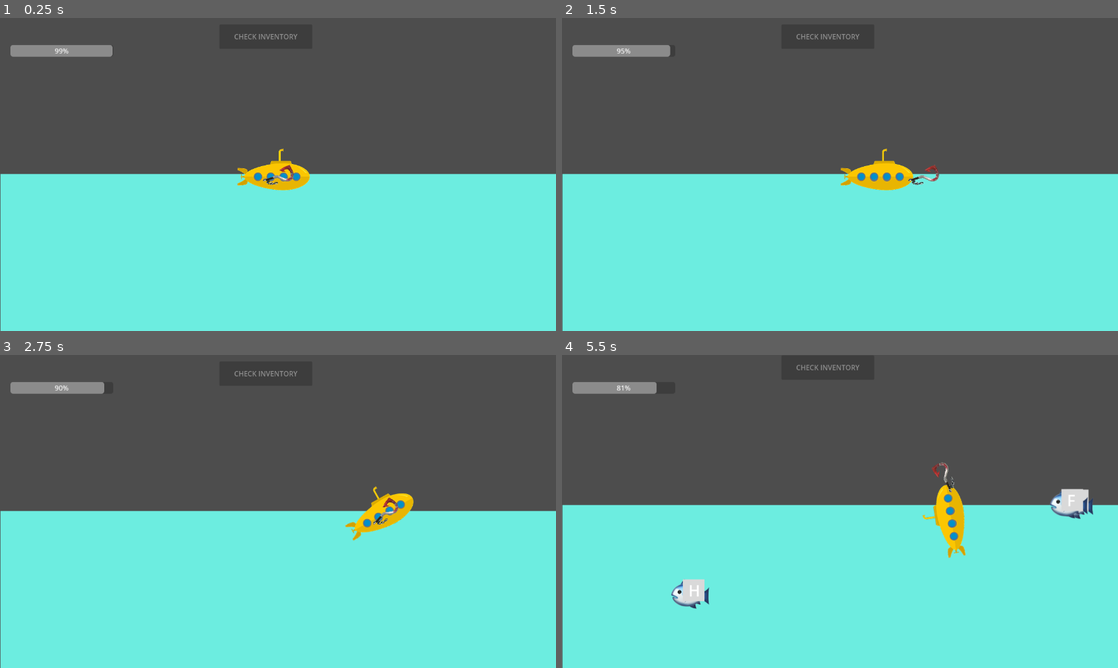
Above: before the commit, frames 1-4 (two rows, left to right).
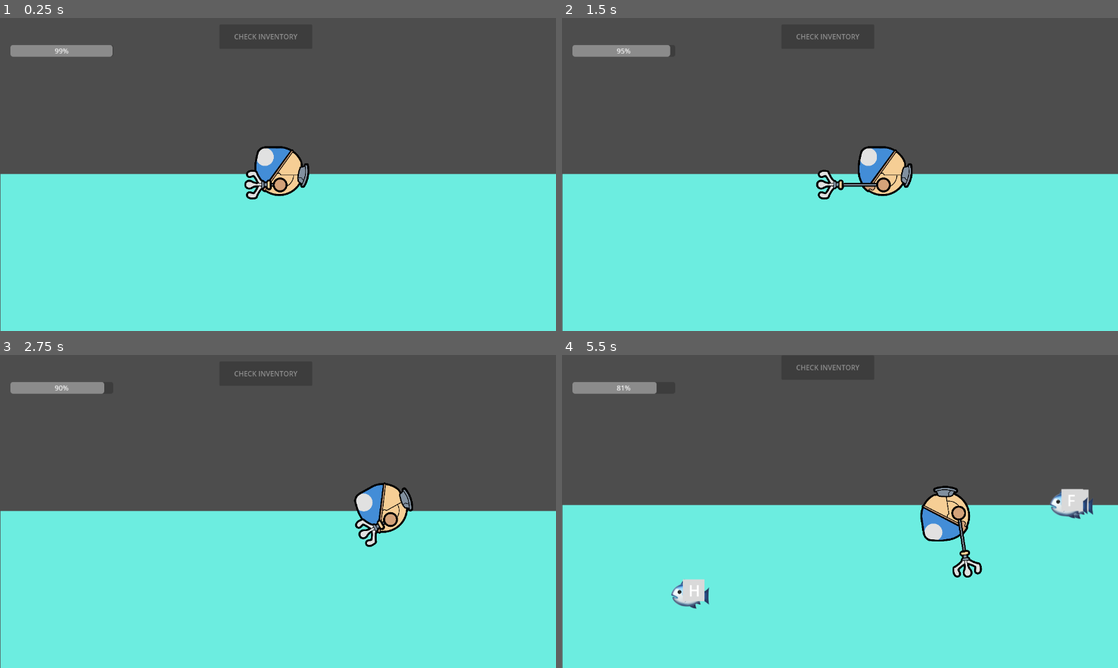
Above: after the commit, the same moments.

Repository: fruttz/GMTK-2026
Game: Godot game, scene res://Scenes/dive_screen.tscn
The game is run twice, just before and just after one commit, with the same random seed, the same clock (stepped at 60 frames per second) and the same inputs.
Inputs (mouse positions are in pixels of both pictures, inside the frame that each line leads up to):
- Up to frame 1 (0.25 s): no input
- Up to frame 2 (1.5 s): tap Enter at 0.5 s; move the mouse to (962, 158) at 0.52 s; hold D (move_right) 0.53-1.25 s; hold Space (launch_harpoon) 0.53-1.25 s; click (962, 158) at 0.67 s; drag from (728, 190) to (940, 174) at 1.27 s
- Up to frame 3 (2.75 s): move the mouse to (333, 442) at 2.02 s; hold D (move_right) from 2.03 s (still down); hold Left (rotate_minus) from 2.03 s (still down); tap Space (launch_harpoon) at 2.3 s
- Up to frame 4 (5.5 s): release D (move_right) at 2.75 s; release Left (rotate_minus) at 2.75 s; drag from (812, 574) to (945, 511) at 2.77 s; move the mouse to (1006, 558) at 3.52 s; hold A (move_left) 3.53-4.25 s; hold Tab (spelling_game) 3.53-4.25 s; tap Space (launch_harpoon) at 3.8 s; drag from (673, 464) to (756, 433) at 4.27 s; move the mouse to (867, 511) at 5.02 s; hold S (move_down) from 5.03 s (still down); hold Space (launch_harpoon) from 5.03 s (still down); click (867, 511) at 5.17 s

The runs differ from the first frame. In frame 1, 1.5% of the frame differs, in the area x 42-56%, y 40-58%; in frame 2, 1.8%, in the area x 45-68%, y 40-58%; in frame 3, 1.5%; in frame 4, 1.8%.

Commit message:
Implemented Submarine Sprite and Arm Anim

Diff:
--- a/dictionautica/Scenes/submarine.tscn
+++ b/dictionautica/Scenes/submarine.tscn
@@ -1,35 +1,52 @@
-[gd_scene load_steps=6 format=3 uid="uid://wjvnqaoktxl8"]
+[gd_scene load_steps=8 format=3 uid="uid://wjvnqaoktxl8"]
 
-[ext_resource type="Texture2D" uid="uid://ch6x6k4hrkcv6" path="res://Sprites/Placeholder_Submarine.png" id="1_hyx2r"]
 [ext_resource type="Script" uid="uid://b5w8icjecpl1b" path="res://Scripts/submarine.gd" id="2_74qfh"]
-[ext_resource type="Texture2D" uid="uid://du0xmpu5qul3g" path="res://Sprites/Placeholder_Harpoon.png" id="3_tq48s"]
+[ext_resource type="Texture2D" uid="uid://bb0l0s4t5d2fk" path="res://Sprites/Submarine/Subs Full-Tank.png" id="2_tq48s"]
+[ext_resource type="Texture2D" uid="uid://b34roaa4lxyk8" path="res://Sprites/Submarine/Hand Chain.png" id="4_s8co7"]
+[ext_resource type="Texture2D" uid="uid://cjkpg5ngegipj" path="res://Sprites/Submarine/Hand Guard.png" id="5_wqqa5"]
+[ext_resource type="Texture2D" uid="uid://bypargw7pgivn" path="res://Sprites/Submarine/Hand Claw.png" id="6_45lfp"]
 
 [sub_resource type="CircleShape2D" id="CircleShape2D_tq48s"]
-radius = 382.549
+radius = 145.497
 
 [sub_resource type="CircleShape2D" id="CircleShape2D_ue3ij"]
-radius = 17.5
+radius = 53.3385
 
 [node name="Submarine" type="Node2D"]
 script = ExtResource("2_74qfh")
 
 [node name="SubmarineSprite" type="Sprite2D" parent="."]
-texture = ExtResource("1_hyx2r")
+scale = Vector2(0.25, 0.25)
+texture = ExtResource("2_tq48s")
 offset = Vector2(-10, -10)
+flip_h = true
+
+[node name="HandChain" type="Sprite2D" parent="SubmarineSprite"]
+position = Vector2(-8, 116)
+rotation = 3.14159
+texture = ExtResource("4_s8co7")
+centered = false
+
+[node name="HandGuard" type="Sprite2D" parent="SubmarineSprite"]
+position = Vector2(48, -8)
+texture = ExtResource("5_wqqa5")
 
 [node name="Harpoon" type="Sprite2D" parent="SubmarineSprite"]
-scale = Vector2(0.05, 0.05)
-texture = ExtResource("3_tq48s")
+position = Vector2(-12, -12)
+texture = ExtResource("6_45lfp")
+flip_h = true
 
 [node name="HarpoonArea" type="Area2D" parent="SubmarineSprite/Harpoon"]
+position = Vector2(-224, 96)
 
 [node name="CollisionShape2D" type="CollisionShape2D" parent="SubmarineSprite/Harpoon/HarpoonArea"]
-position = Vector2(374.999, 0)
+position = Vector2(-4, 16)
 shape = SubResource("CircleShape2D_tq48s")
 
 [node name="DoorArea" type="Area2D" parent="."]
 
 [node name="CollisionShape2D" type="CollisionShape2D" parent="DoorArea"]
+position = Vector2(3, -5)
 shape = SubResource("CircleShape2D_ue3ij")
 
 [connection signal="body_shape_entered" from="SubmarineSprite/Harpoon/HarpoonArea" to="." method="_on_harpoon_body_entered"]
--- a/dictionautica/Scripts/letterfish.gd
+++ b/dictionautica/Scripts/letterfish.gd
@@ -6,9 +6,10 @@
 var v0 : float = 300
 var v_bias : float = 5
 var alive : bool = true
+var caught: bool = false
 
+#Andy dan Suffish bakal inherit kelas ini tapi datanya gw ganti, maybe physicsnya
 var letter : String = ["A", "B", "C", "D", "E", "F", "G", "H", "I", "J", "K", "L", "M", "N", "O", "P", "Q", "R", "S", "T", "U", "V", "W", "X", "Y", "Z"].pick_random()
-
 enum types {MOLA}
 var type : int = types.MOLA
 
@@ -30,3 +31,4 @@
 	set_physics_process(false)
 	self.call_deferred("reparent", catcher_node)
 	self.set_deferred("position", Vector2(0,0))
+	caught = true
--- a/dictionautica/Scripts/submarine.gd
+++ b/dictionautica/Scripts/submarine.gd
@@ -5,17 +5,15 @@
 var speed_tier : float = 3
 
 var harpoon_velocity = Vector2(0,0)
-var harpoon_range : float = 75
+var harpoon_range : float = 300
 var harpoon_loaded : bool = true
-var harpoon_speed_tier : float = 2
+var harpoon_speed_tier : float = 6
 var harpoon_range_tier : float = 2
 var omega_speed_tier : float = 0.5
 
 var catching : bool = true
 var stashing : bool = true
 var alive: bool = true
-
-var TOPLEFT = get
 
 func _physics_process(delta: float) -> void:
 	#Character Polling Inputs
@@ -44,15 +42,19 @@
 
 	#Harpoon Control
 	if alive and Input.is_action_pressed("launch_harpoon"):
+		harpoon_velocity = Vector2(-100,0)
+	else:
 		harpoon_velocity = Vector2(100,0)
-	else:
-		harpoon_velocity = Vector2(-100,0)
 	$SubmarineSprite/Harpoon.position += harpoon_velocity*delta*harpoon_speed_tier
-	if $SubmarineSprite/Harpoon.position.x > harpoon_range*harpoon_range_tier:
-		$SubmarineSprite/Harpoon.position = Vector2(harpoon_range*harpoon_range_tier,0)
-	if 0 > $SubmarineSprite/Harpoon.position.x :
-		$SubmarineSprite/Harpoon.position = Vector2(0,0)
+	if $SubmarineSprite/Harpoon.position.x < -harpoon_range*harpoon_range_tier:
+		$SubmarineSprite/Harpoon.position.x = -harpoon_range*harpoon_range_tier
+		#harpoon memanjang ke kiri jadinya minus lol
+	if -12 < $SubmarineSprite/Harpoon.position.x :
+		$SubmarineSprite/Harpoon.position.x = -12
+		#print("limit guard")
 		store_fish()
+	#Harpoon Cable
+	$SubmarineSprite/HandChain.scale.x = ($SubmarineSprite/HandGuard.position.x - $SubmarineSprite/Harpoon.position.x)/76
 
 func store_fish():
 	#print("storing fish")
@@ -67,7 +69,8 @@
 func _on_door_body_entered(body_rid: RID, body: Node2D, body_shape_index: int, local_shape_index: int) -> void:
 	if stashing:
 		get_parent().store(body.get_parent())
-		catching = true
+		if body.get_parent().caught:
+			catching = true
 
 func die():
 	stashing = false
Binary file added: dictionautica/Sprites/Fish Regular/Andy.png
Not shown, added: dictionautica/Sprites/Fish Regular/Andy.png.import
Binary file added: dictionautica/Sprites/Fish Regular/LettaLetta.png
Not shown, added: dictionautica/Sprites/Fish Regular/LettaLetta.png.import
Binary file added: dictionautica/Sprites/Fish Regular/Suffish.png
Not shown, added: dictionautica/Sprites/Fish Regular/Suffish.png.import
Binary file added: dictionautica/Sprites/Fish Shiny/Shiny Andy.png
Not shown, added: dictionautica/Sprites/Fish Shiny/Shiny Andy.png.import
Binary file added: dictionautica/Sprites/Fish Shiny/Shiny LettaLetta.png
Not shown, added: dictionautica/Sprites/Fish Shiny/Shiny LettaLetta.png.import
Binary file added: dictionautica/Sprites/Fish Shiny/Shiny Suffish.png
Not shown, added: dictionautica/Sprites/Fish Shiny/Shiny Suffish.png.import
(and 22 more such lines)
